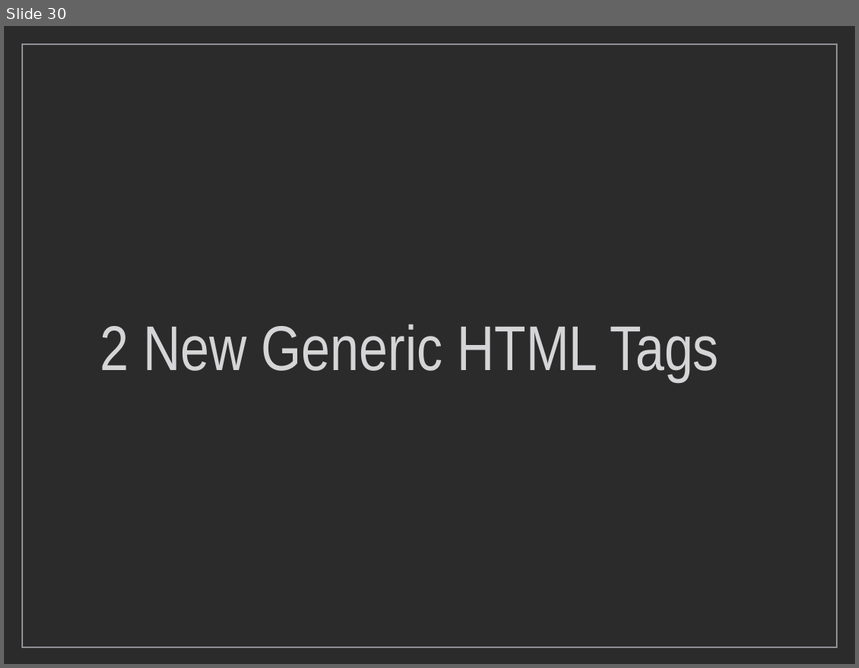
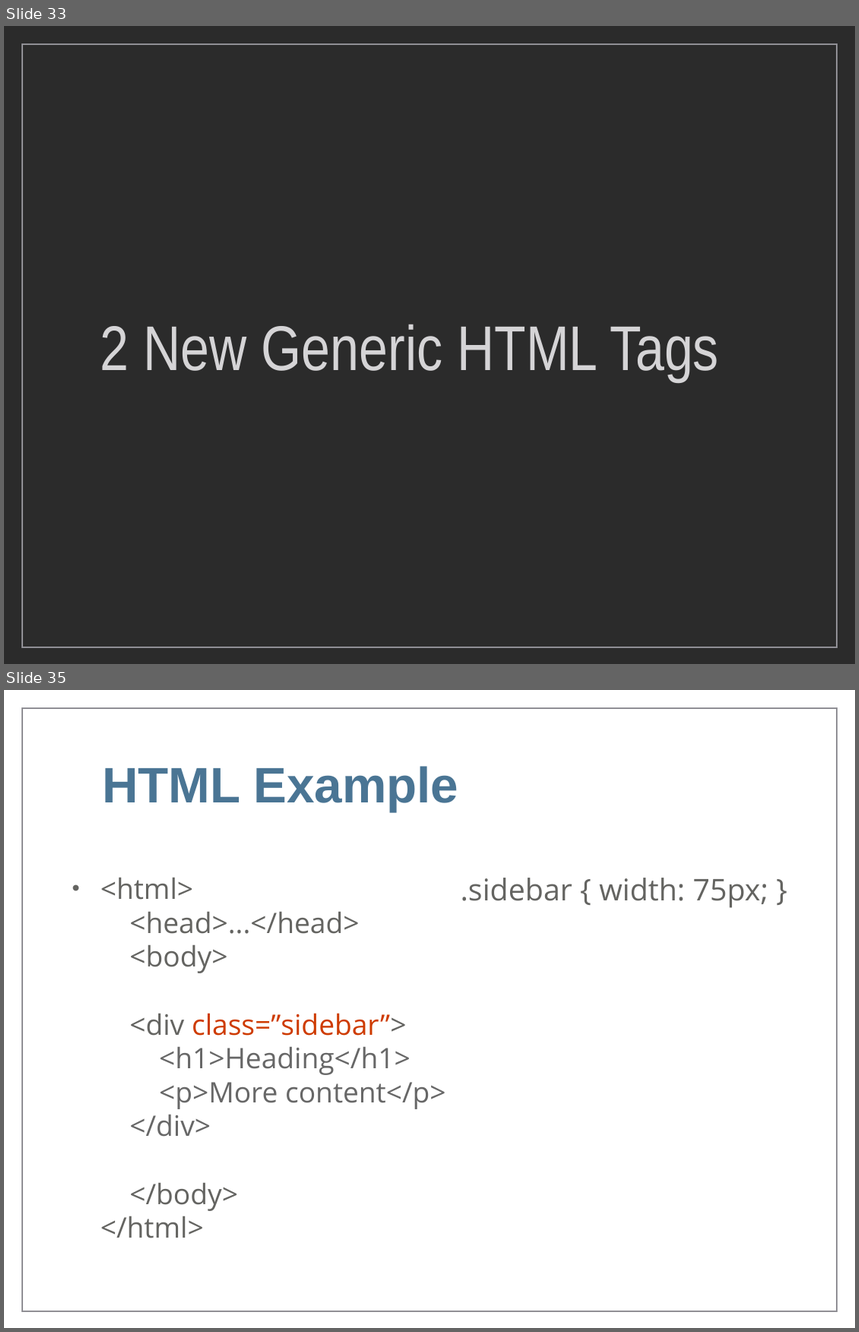
Before and after one commit to markdodgson/markdodgson-mohawk, a slide deck: images/keynotes/Week4_Keynote.ppt. Shown one above the other, each under a label of ours: slide 30 before the commit, slides 33 and 35 after it; the slides between them are not shown. The pictures are 859x668 and 859x1332 pixels, drawn with LibreOffice and Linux fonts; fonts in the diff are those of the drawing; background and template pictures are left out; a plain dark background stands for a picture behind light text. Boxes give left, top, right and bottom in pixels: in the first picture for what was removed or moved away, otherwise in the second. Text is boxed around its words. In the diff, an @@ line names an element or a change of style, - is before the commit and + after.

```diff
--- a/images/keynotes/Week4_Keynote.ppt
+++ b/images/keynotes/Week4_Keynote.ppt
@@ slide 35 added at [4, 690, 855, 1328], background picture (left out); not listed: 1 template element that a slide beside it also shows @@
@@ title added at [102, 766, 458, 812], 60 pt, text #4A7594, bold @@
+HTML Example
@@ text added at [101, 878, 446, 1239], 34 pt, text #646461 @@
+• <html>
+  <head>...</head>
+  <body>
+  <div class=”sidebar”>
+  <h1>Heading</h1>
+  <p>More content</p>
+  </div>
+  </body>
+  </html>
@@ text added at [461, 878, 769, 908], 36 pt, text #646461 @@
+.sidebar { width: 75px; }
@@ what was slide 30 is now slide 33 @@
```
Also in this commit, not shown: 20 slides changed, 6 other slides added, 3 slides removed, 42 other files.
